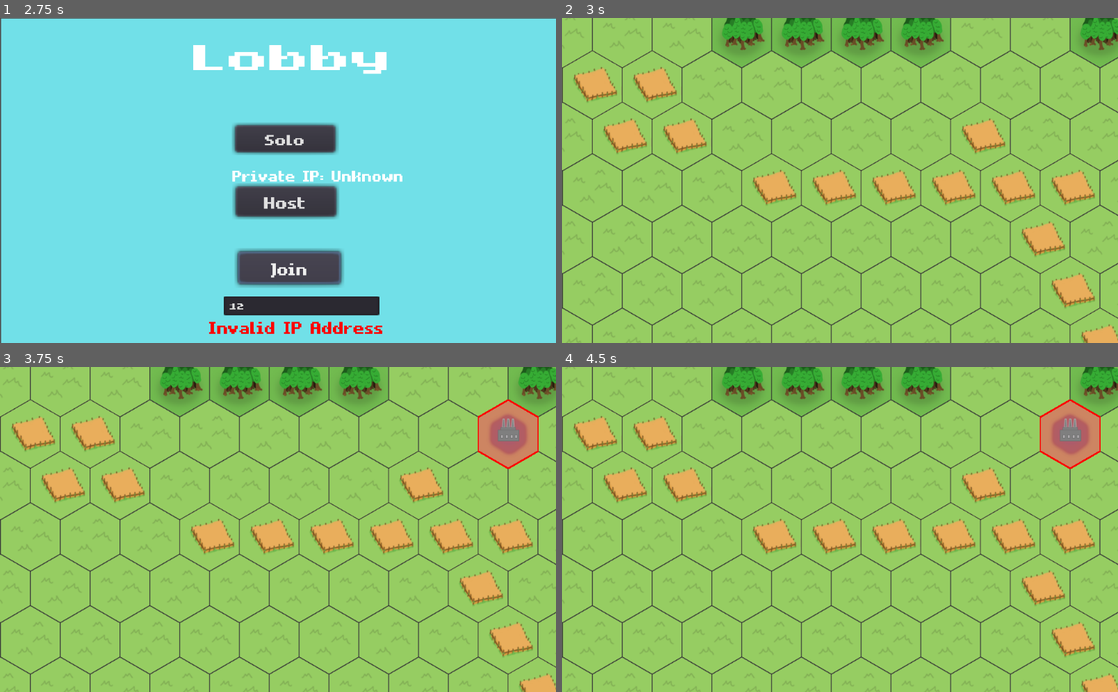
Above: before the commit, frames 1-4 (two rows, left to right).
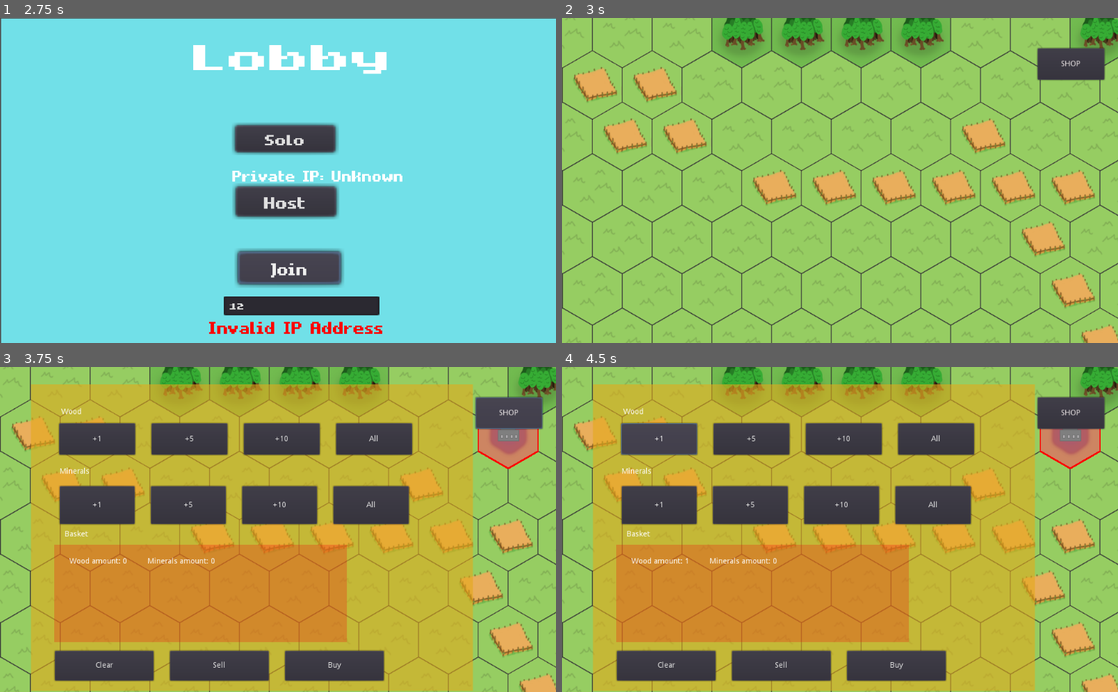
Above: after the commit, the same moments.

Repository: MichaelRRyan/green-industries
Game: Godot game, scene res://scenes/main_menu.tscn
The game is run twice, just before and just after one commit, with the same random seed, the same clock (stepped at 60 frames per second) and the same inputs.
Inputs (mouse positions are in pixels of both pictures, inside the frame that each line leads up to):
- Up to frame 1 (2.75 s): click "Play" at 0.5 s; click (300, 304) at 1.27 s; type "12" at 1.35 s; click "Join" at 2 s
- Up to frame 2 (3 s): click "Solo" at 2.75 s
- Up to frame 3 (3.75 s): click (511, 412) at 3.5 s, where only the run after the commit has a clickable "SHOP"
- Up to frame 4 (4.5 s): click (656, 438) at 4.25 s, where only the run after the commit has a clickable "+1"

Frame 1 is identical in both runs. In frame 2, 1.2% of the frame differs, in the area x 85-98%, y 8-20%; in frame 3, 76%; in frame 4, 76%, in the area x 5-98%, y 5-100%.

Commit message:
Completed feature resource buy sell Jira[QZ-50]
* Completed Task Jira[QZ-51]

* Displaying names of the resources when shop button is pressed

* Completed Task Jira[QZ-51]

* Completed task jira[QZ-52] (#33)

* Added in display to console for amount of money, wood and minerals so you know how much you have

* Add some money to the player to be able to test properly

* Updated code for pull request comments

* Fixed failing test

* Merge branch 'master' into Feature-QZ-50-Resource-Buy-Sell

Diff:
--- a/project.godot
+++ b/project.godot
@@ -161,6 +161,11 @@
 "events": [ Object(InputEventMouseButton,"resource_local_to_scene":false,"resource_name":"","device":0,"alt":false,"shi …(212 unchanged characters)…
  ]
 }
+select_4={
+"deadzone": 0.5,
+"events": [ Object(InputEventKey,"resource_local_to_scene":false,"resource_name":"","device":0,"alt":false,"shift":false,"control":false,"meta":false,"command":false,"pressed":false,"scancode":52,"physical_scancode":0,"unicode":0,"echo":false,"script":null)
+ ]
+}
 pollution_level={
 "deadzone": 0.51,
 "events": [ Object(InputEventKey,"resource_local_to_scene":false,"resource_name":"","device":0,"alt":false,"shift":false,"control":false,"meta":false,"command":false,"pressed":false,"scancode":0,"physical_scancode":80,"unicode":0,"echo":false,"script":null)
@@ -172,11 +177,6 @@
 "events": [ Object(InputEventKey,"resource_local_to_scene":false,"resource_name":"","device":0,"alt":false,"shift":false,"control":false,"meta":false,"command":false,"pressed":false,"scancode":0,"physical_scancode":16777237,"unicode":0,"echo":false,"script":null)
  ]
 }
-select_4={
-"deadzone": 0.5,
-"events": [ Object(InputEventKey,"resource_local_to_scene":false,"resource_name":"","device":0,"alt":false,"shift":false,"control":false,"meta":false,"command":false,"pressed":false,"scancode":52,"physical_scancode":0,"unicode":0,"echo":false,"script":null)
- ]
-}
 switch_buying={
 "deadzone": 0.5,
 "events": [ Object(InputEventKey,"resource_local_to_scene":false,"resource_name":"","device":0,"alt":false,"shift":false,"control":false,"meta":false,"command":false,"pressed":false,"scancode":66,"physical_scancode":0,"unicode":0,"echo":false,"script":null)
--- a/scenes/gameplay.tscn
+++ b/scenes/gameplay.tscn
@@ -9,6 +9,7 @@
 [ext_resource path="res://scripts/player_data_manager.gd" type="Script" id=7]
 [ext_resource path="res://scenes/tools/buy_tool.tscn" type="PackedScene" id=8]
 [ext_resource path="res://scenes/pollution_spreading.tscn" type="PackedScene" id=9]
+[ext_resource path="res://scenes/resource_shop.tscn" type="PackedScene" id=10]
 
 [node name="Gameplay" type="Node2D"]
 
@@ -24,9 +25,30 @@
 
 [node name="PauseMenu" parent="CanvasLayer" instance=ExtResource( 2 )]
 
+[node name="ShopButton" type="Button" parent="CanvasLayer"]
+pause_mode = 2
+margin_left = 876.0
+margin_top = 56.0
+margin_right = 999.0
+margin_bottom = 114.0
+hint_tooltip = "SHOP"
+custom_colors/font_color_disabled = Color( 0.929412, 0.87451, 0.87451, 1 )
+custom_colors/font_color_focus = Color( 0.952941, 0.905882, 0.905882, 1 )
+custom_colors/font_color = Color( 0.952941, 0.929412, 0.929412, 1 )
+custom_colors/font_color_hover = Color( 0.968627, 0.94902, 0.94902, 1 )
+custom_colors/font_color_pressed = Color( 0.964706, 0.956863, 0.956863, 1 )
+text = "SHOP"
+__meta__ = {
+"_edit_use_anchors_": false
+}
+
+[node name="ResourceShop" parent="CanvasLayer" instance=ExtResource( 10 )]
+
 [node name="World" type="Node2D" parent="." groups=["world"]]
 
 [node name="Terrain" parent="World" groups=["terrain"] instance=ExtResource( 3 )]
+
+[node name="pollution_Spreading" parent="World/Terrain" instance=ExtResource( 9 )]
 
 [node name="Toolbelt" type="Node2D" parent="."]
 
@@ -34,9 +56,8 @@
 
 [node name="BuyTool" parent="Toolbelt" instance=ExtResource( 8 )]
 
-[node name="pollution_Spreading" parent="World/Terrain" instance=ExtResource( 9 )]
-
 [node name="Camera" parent="." instance=ExtResource( 5 )]
 limit_smoothed = false
 
+[connection signal="button_down" from="CanvasLayer/ShopButton" to="CanvasLayer/ResourceShop" method="_on_Shop_button_down"]
 [connection signal="building_placed" from="Toolbelt/BuildTool" to="PlayerDataManager/PlayerData" method="_on_BuildTool_building_placed"]
--- /dev/null
+++ b/scenes/resource_shop.tscn
@@ -0,0 +1,201 @@
+[gd_scene load_steps=2 format=2]
+
+[ext_resource path="res://scripts/resource_shop.gd" type="Script" id=1]
+
+[node name="ResourceShop" type="Node2D"]
+pause_mode = 2
+visible = false
+script = ExtResource( 1 )
+
+[node name="Background" type="ColorRect" parent="."]
+margin_left = 57.0
+margin_top = 32.0
+margin_right = 871.0
+margin_bottom = 598.0
+color = Color( 0.898039, 0.662745, 0.0980392, 0.588235 )
+__meta__ = {
+"_edit_use_anchors_": false
+}
+
+[node name="Wood" type="Label" parent="."]
+margin_left = 113.0
+margin_top = 76.0
+margin_right = 180.0
+margin_bottom = 105.0
+text = "Wood"
+__meta__ = {
+"_edit_use_anchors_": false
+}
+
+[node name="WoodContainer" type="HBoxContainer" parent="."]
+margin_left = 109.0
+margin_top = 104.0
+margin_right = 759.0
+margin_bottom = 162.0
+custom_constants/separation = 30
+__meta__ = {
+"_edit_use_anchors_": false
+}
+
+[node name="Wood +1" type="Button" parent="WoodContainer"]
+margin_right = 140.0
+margin_bottom = 58.0
+size_flags_horizontal = 3
+text = "+1"
+__meta__ = {
+"_edit_use_anchors_": false
+}
+
+[node name="Wood +5" type="Button" parent="WoodContainer"]
+margin_left = 170.0
+margin_right = 310.0
+margin_bottom = 58.0
+size_flags_horizontal = 3
+text = "+5"
+
+[node name="Wood +10" type="Button" parent="WoodContainer"]
+margin_left = 340.0
+margin_right = 480.0
+margin_bottom = 58.0
+size_flags_horizontal = 3
+text = "+10"
+__meta__ = {
+"_edit_use_anchors_": false
+}
+
+[node name="Wood All" type="Button" parent="WoodContainer"]
+margin_left = 510.0
+margin_right = 650.0
+margin_bottom = 58.0
+size_flags_horizontal = 3
+text = "All"
+
+[node name="Minerals" type="Label" parent="."]
+margin_left = 110.0
+margin_top = 186.0
+margin_right = 188.0
+margin_bottom = 218.0
+text = "Minerals
+"
+__meta__ = {
+"_edit_use_anchors_": false
+}
+
+[node name="MineralsContainer" type="HBoxContainer" parent="."]
+margin_left = 110.0
+margin_top = 220.0
+margin_right = 753.0
+margin_bottom = 290.0
+custom_constants/separation = 30
+__meta__ = {
+"_edit_use_anchors_": false
+}
+
+[node name="Minerals +1" type="Button" parent="MineralsContainer"]
+margin_right = 138.0
+margin_bottom = 70.0
+size_flags_horizontal = 3
+text = "+1"
+
+[node name="Minerals +5" type="Button" parent="MineralsContainer"]
+margin_left = 168.0
+margin_right = 306.0
+margin_bottom = 70.0
+size_flags_horizontal = 3
+text = "+5"
+
+[node name="Minerals +10" type="Button" parent="MineralsContainer"]
+margin_left = 336.0
+margin_right = 474.0
+margin_bottom = 70.0
+size_flags_horizontal = 3
+text = "+10"
+
+[node name="Minerals All" type="Button" parent="MineralsContainer"]
+margin_left = 504.0
+margin_right = 643.0
+margin_bottom = 70.0
+size_flags_horizontal = 3
+text = "All"
+__meta__ = {
+"_edit_use_anchors_": false
+}
+
+[node name="Basket" type="Label" parent="."]
+margin_left = 119.0
+margin_top = 302.0
+margin_right = 172.0
+margin_bottom = 326.0
+text = "Basket"
+__meta__ = {
+"_edit_use_anchors_": false
+}
+
+[node name="BasketRect" type="ColorRect" parent="."]
+margin_left = 100.0
+margin_top = 328.0
+margin_right = 639.0
+margin_bottom = 508.0
+color = Color( 0.952941, 0.0509804, 0.0509804, 0.270588 )
+__meta__ = {
+"_edit_use_anchors_": false
+}
+
+[node name="BasketButtons" type="HBoxContainer" parent="."]
+margin_left = 101.0
+margin_top = 524.0
+margin_right = 707.0
+margin_bottom = 579.0
+custom_constants/separation = 30
+__meta__ = {
+"_edit_use_anchors_": false
+}
+
+[node name="Clear" type="Button" parent="BasketButtons"]
+margin_right = 182.0
+margin_bottom = 55.0
+size_flags_horizontal = 3
+text = "Clear"
+__meta__ = {
+"_edit_use_anchors_": false
+}
+
+[node name="Sell" type="Button" parent="BasketButtons"]
+margin_left = 212.0
+margin_right = 394.0
+margin_bottom = 55.0
+size_flags_horizontal = 3
+text = "Sell"
+
+[node name="Buy" type="Button" parent="BasketButtons"]
+margin_left = 424.0
+margin_right = 606.0
+margin_bottom = 55.0
+size_flags_horizontal = 3
+text = "Buy"
+
+[node name="WoodAmount" type="Label" parent="."]
+margin_left = 128.0
+margin_top = 352.0
+margin_right = 236.0
+margin_bottom = 397.0
+text = "Wood Amount: 0"
+
+[node name="MineralsAmount" type="Label" parent="."]
+margin_left = 272.0
+margin_top = 352.0
+margin_right = 398.0
+margin_bottom = 397.0
+text = "Minerals Amount: 0"
+
+[connection signal="button_down" from="WoodContainer/Wood +1" to="." method="_on_Wood_1_button_down"]
+[connection signal="button_down" from="WoodContainer/Wood +5" to="." method="_on_Wood_5_button_down"]
+[connection signal="button_down" from="WoodContainer/Wood +10" to="." method="_on_Wood_10_button_down"]
+[connection signal="button_down" from="WoodContainer/Wood All" to="." method="_on_Wood_All_button_down"]
+[connection signal="button_down" from="MineralsContainer/Minerals +1" to="." method="_on_Minerals_1_button_down"]
+[connection signal="button_down" from="MineralsContainer/Minerals +5" to="." method="_on_Minerals_5_button_down"]
+[connection signal="button_down" from="MineralsContainer/Minerals +10" to="." method="_on_Minerals_10_button_down"]
+[connection signal="button_down" from="MineralsContainer/Minerals All" to="." method="_on_Minerals_All_button_down"]
+[connection signal="button_down" from="BasketButtons/Clear" to="." method="_on_Clear_button_down"]
+[connection signal="button_down" from="BasketButtons/Sell" to="." method="_on_Sell_button_down"]
+[connection signal="button_down" from="BasketButtons/Buy" to="." method="_on_Buy_button_down"]
--- /dev/null
+++ b/scripts/resource_shop.gd
@@ -0,0 +1,119 @@
+extends Node2D
+
+var data = null
+var resource_manager = null
+onready var num_wood = 0
+onready var num_minerals = 0
+onready var wood_amount : Label = $WoodAmount
+onready var minerals_amount : Label = $MineralsAmount
+const WOOD_BUY_AMOUNT = 20
+const WOOD_SELL_AMOUNT = 15
+const MINERALS_BUY_AMOUNT = 30
+const MINERALS_SELL_AMOUNT = 25
+
+
+func _ready():
+
+	resource_manager = Utility.get_dependency("resource_manager", self, true)
+	data = Utility.get_dependency("player_data_manager", self, true).local_player_data
+	data._inventory.change_money(200)
+	_display_amounts()
+	print(data)
+
+
+func _on_Wood_1_button_down():
+	num_wood += 1
+	wood_amount.text = "Wood amount: " + str(num_wood)
+
+
+func _on_Wood_5_button_down():
+	num_wood += 5
+	wood_amount.text = "Wood amount: " + str(num_wood)
+
+
+func _on_Wood_10_button_down():
+	num_wood += 10
+	wood_amount.text = "Wood amount: " + str(num_wood)
+
+
+func _on_Wood_All_button_down():
+	num_wood = data._inventory.get_quantity(resource_manager.get_resource_type_by_name("wood"))
+	wood_amount.text = "Wood amount: " + str(num_wood)
+
+
+func _on_Minerals_1_button_down():
+	num_minerals += 1
+	minerals_amount.text = "Minerals amount: " + str(num_minerals)
+
+
+func _on_Minerals_5_button_down():
+	num_minerals += 5
+	minerals_amount.text = "Minerals amount: " + str(num_minerals)
+
+
+func _on_Minerals_10_button_down():
+	num_minerals += 10
+	minerals_amount.text = "Minerals amount: " + str(num_minerals)
+
+
+func _on_Minerals_All_button_down():
+	num_minerals = data._inventory.get_quantity(resource_manager.get_resource_type_by_name("minerals"))
+	minerals_amount.text = "Minerals amount: " + str(num_minerals)
+
+
+func _on_Clear_button_down():
+	_reset()
+
+
+func _on_Sell_button_down():
+	var actual_wood_amount =\
+		data._inventory.get_quantity(resource_manager.get_resource_type_by_name("wood"))
+	var actual_minerals_amount =\
+		data._inventory.get_quantity(resource_manager.get_resource_type_by_name("minerals"))
+	if actual_minerals_amount >= num_minerals and actual_wood_amount >= num_wood and (num_wood > 0\
+	or num_minerals > 0):
+		var total_cost = (num_wood * WOOD_SELL_AMOUNT) + (num_minerals * MINERALS_SELL_AMOUNT)
+		data._inventory.change_money(total_cost)
+		data._inventory.\
+			remove_resources(resource_manager.get_resource_type_by_name("wood"), num_wood)
+		data._inventory.\
+			remove_resources(resource_manager.get_resource_type_by_name("minerals"), num_minerals)
+		_reset()
+		_display_amounts()
+	else:
+		print("Can't sell")
+
+
+func _on_Buy_button_down():
+	var total_cost = num_wood * WOOD_BUY_AMOUNT + num_minerals * MINERALS_BUY_AMOUNT
+	if data._inventory.get_money() >= total_cost and (num_minerals > 0 or num_wood > 0):
+		data._inventory.change_money(-total_cost)
+		data._inventory.add_resources(resource_manager.get_resource_type_by_name("wood"), num_wood)
+		data._inventory.add_resources(resource_manager.get_resource_type_by_name("minerals"),\
+			num_minerals)
+		_display_amounts()
+		_reset()
+	else:
+		print("Can't buy")
+
+
+func _display_amounts() -> void:
+	print("Total Money: " + str(data._inventory.get_money()))
+	print("Total Wood: " + str(data._inventory.get_quantity(\
+		resource_manager.get_resource_type_by_name("wood"))))
+	print("Total Minerals: " + str(\
+		data._inventory.get_quantity(resource_manager.get_resource_type_by_name("minerals"))))
+
+
+func _on_Shop_button_down():
+	visible = not visible
+	if visible:
+		_display_amounts()
+	get_tree().paused = not get_tree().paused
+	_reset()
+
+func _reset():
+	num_wood = 0
+	num_minerals = 0
+	wood_amount.text = "Wood amount: " + str(num_wood)
+	minerals_amount.text = "Minerals amount: " + str(num_minerals)
--- /dev/null
+++ b/tests/test_resource_shop.gd
@@ -0,0 +1,93 @@
+extends "res://addons/gut/test.gd"
+
+# Name constants.
+const WOOD_RESOURCE_NAME = "wood"
+const MINERALS_RESOURCE_NAME = "minerals"
+const RESOURCE_MANAGER_NAME = "ResourceManager"
+const RESOURCE_SHOP_NAME = "ResourceShop"
+
+const TERRAIN_NAME : String = "Terrain"
+const BUILD_TOOL_NAME : String = "BuildTool"
+const LUMBERJACK_NAME : String = "Lumberjack"
+const PLAYER_DATA_NAME : String = "PlayerData"
+
+var GameplayScene = preload("res://scenes/gameplay.tscn")
+
+var _gameplay = null
+var _terrain = null
+var _build_tool = null
+var _player_data = null
+var _resource_manager = null
+var _inventory : Inventory = null
+var _resource_shop = null
+
+# ------------------------------------------------------------------------------
+func before_all() -> void:
+# Checks the gameplay scene isn't null and then adds it as a child.
+	assert_not_null(GameplayScene)
+	_gameplay = GameplayScene.instance()
+	add_child(_gameplay)
+
+	# Finds a child node with the terrain name and ensures it's not null.
+	_terrain = find_node(TERRAIN_NAME, true, false)
+	assert_not_null(_terrain)
+
+	# Finds a child node with the build tool name and ensures it's not null.
+	_build_tool = find_node(BUILD_TOOL_NAME, true, false)
+	assert_not_null(_build_tool)
+
+	# Finds a child node with the player data name and ensures it's not null.
+	_player_data = find_node(PLAYER_DATA_NAME, true, false)
+	assert_not_null(_player_data)
+
+	# Gets a the player data's inventory and ensures it's not null.
+	_inventory = _player_data._inventory
+	assert_not_null(_inventory)
+
+	# Tries to find the resource manager and ensures it's not null.
+	_resource_manager = find_node(RESOURCE_MANAGER_NAME, true, false)
+	assert_not_null(_resource_manager)
+
+	_resource_shop = find_node(RESOURCE_SHOP_NAME, true, false)
+	assert_not_null(_resource_shop)
+
+func before_each() -> void:
+	_inventory.clear()
+	_inventory.set_money(100)
+	_resource_shop._reset()
+# ------------------------------------------------------------------------------
+func after_all() -> void:
+	_gameplay.free()
+
+
+func test_buy_resources() -> void:
+	assert_eq(_inventory._money, 100)
+	_resource_shop._on_Minerals_1_button_down()
+	_resource_shop._on_Buy_button_down()
+	assert_eq(_inventory._money, 70)
+
+func test_buy_not_enough_money() -> void:
+	var minerals = _resource_manager.get_resource_type_by_name(MINERALS_RESOURCE_NAME)
+	var mineral_amount = _inventory.get_quantity(minerals)
+	assert_eq(_inventory._money, 100)
+	_resource_shop._on_Minerals_10_button_down()
+	_resource_shop._on_Buy_button_down()
+	assert_eq(mineral_amount, _inventory.get_quantity(minerals))
+	assert_eq(_inventory._money, 100)
+
+func test_sell_resources() -> void:
+	var wood = _resource_manager.get_resource_type_by_name(WOOD_RESOURCE_NAME)
+	assert_not_null(wood)
+	_inventory.add_resources(wood, 5)
+	assert_eq(_inventory.get_quantity(wood), 5)
+	_resource_shop._on_Wood_5_button_down()
+	_resource_shop._on_Sell_button_down()
+	assert_eq(_inventory.get_quantity(wood), 0)
+	assert_eq(_inventory._money, 175)
+
+func test_not_enough_resources_to_sell() -> void:
+	var wood = _resource_manager.get_resource_type_by_name(WOOD_RESOURCE_NAME)
+	_resource_shop._on_Wood_5_button_down()
+	_resource_shop._on_Sell_button_down()
+	assert_eq(_inventory.get_quantity(wood), 0)
+	assert_eq(_inventory._money, 100)
Not shown, changed: .gut_editor_config.json
Not shown: 1 places in scenes/gameplay.tscn that only renumber resources
